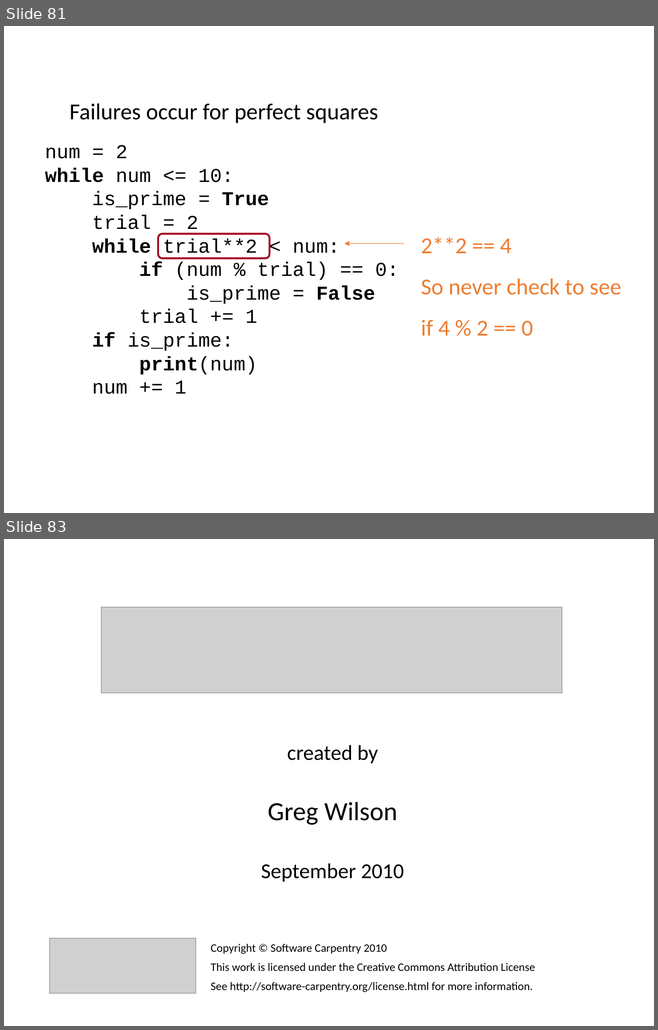
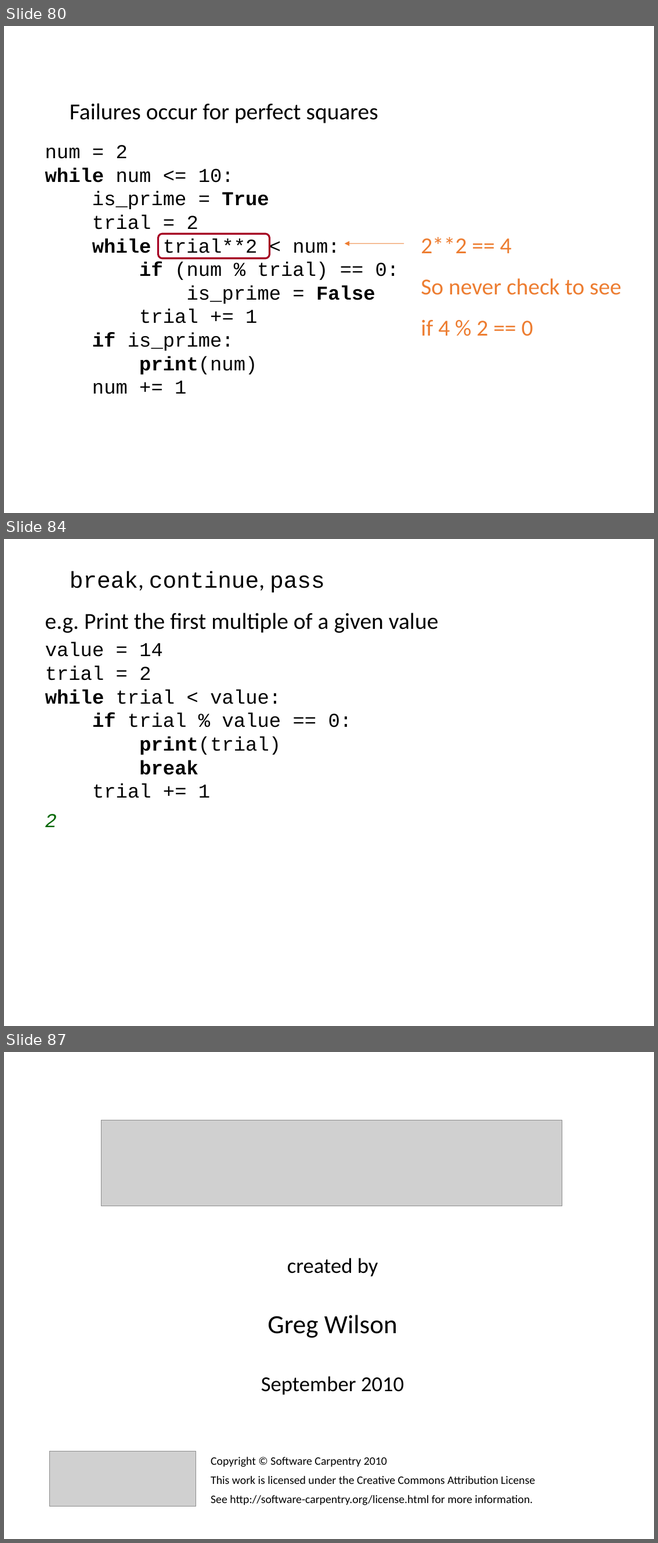
Before and after one commit to ncasuk/ncas-isc, a slide deck: python/presentations/learning_python/05_flow.pptx. Shown one above the other, each under a label of ours: slides 81 and 83 before the commit, slides 80, 84 and 87 after it; the slides between them are not shown. The pictures are 658x1030 and 658x1543 pixels, drawn with LibreOffice and Linux fonts; fonts in the diff are those of the drawing; grey boxes stand for pictures; background and template pictures are left out. Boxes give left, top, right and bottom in pixels: in the first picture for what was removed or moved away, otherwise in the second. Text is boxed around its words. In the diff, an @@ line names an element or a change of style, - is before the commit and + after.

Commit message:
Added mention of pass, continue and break in learning_python flow presentations as well as mentioning that IDEs support auto 4 space indentation

```diff
--- a/python/presentations/learning_python/05_flow.pptx
+++ b/python/presentations/learning_python/05_flow.pptx
@@ slide 84 added at <box>4,539,654,1026</box>, background picture (left out) @@
@@ text added at <box>70,571,325,593</box>, 28 pt, text #000000 @@
+break, continue, pass
@@ text added at <box>45,613,438,633</box>, 28 pt, text #000000 @@
+e.g. Print the first multiple of a given value
@@ text added at <box>45,642,352,798</box>, 24 pt, text #000000 @@
+value = 14
+trial = 2
+while trial < value:
+if trial % value == 0:
+print(trial)
+break
+trial += 1
@@ text added at <box>45,814,57,827</box>, 24 pt, text #006600, italic @@
+2
@@ what was slide 81 is now slide 80 @@
@@ what was slide 83 is now slide 87 @@
```
Also in this commit, not shown: 1 slide changed, 7 other slides added, 4 slides removed, 1 other file.
